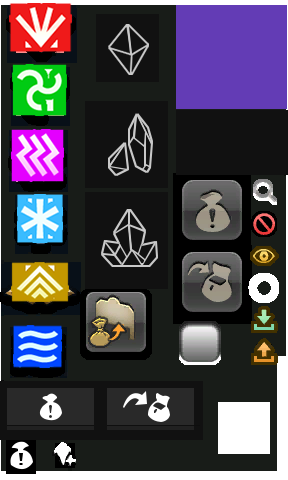
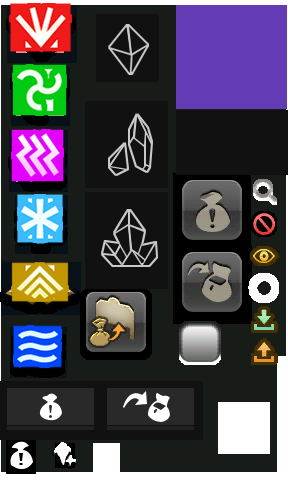
Layer changes from the first 288×480 image to the second:
painted on "Background" over (x1=1, y1=246, x2=277, y2=472)
